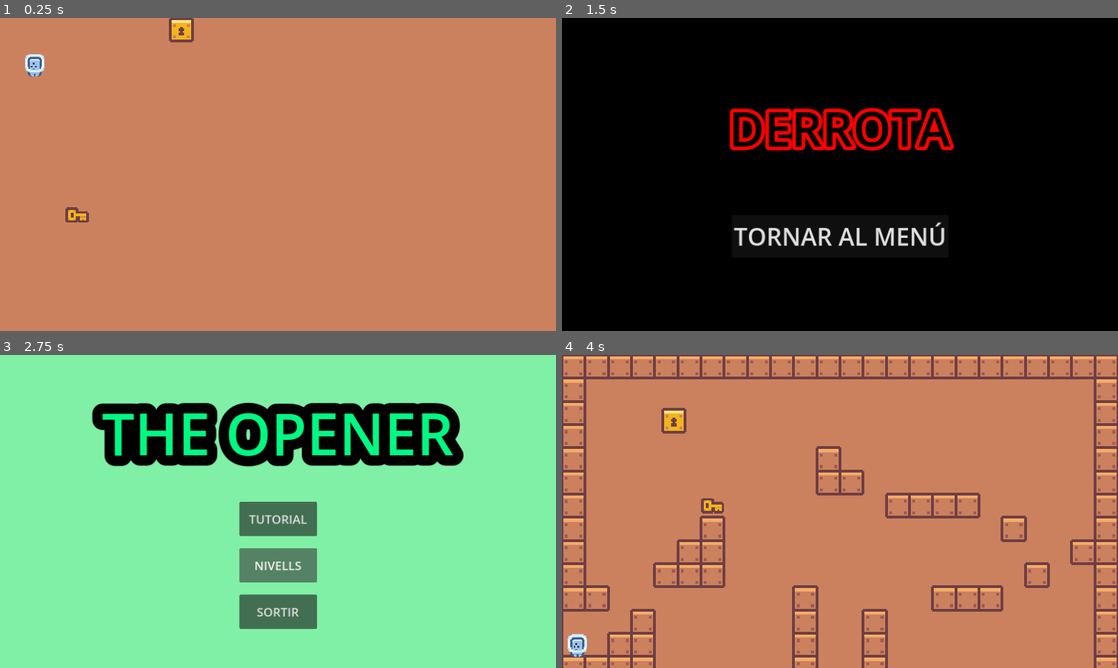
Above: before the commit, frames 1-4 (two rows, left to right).
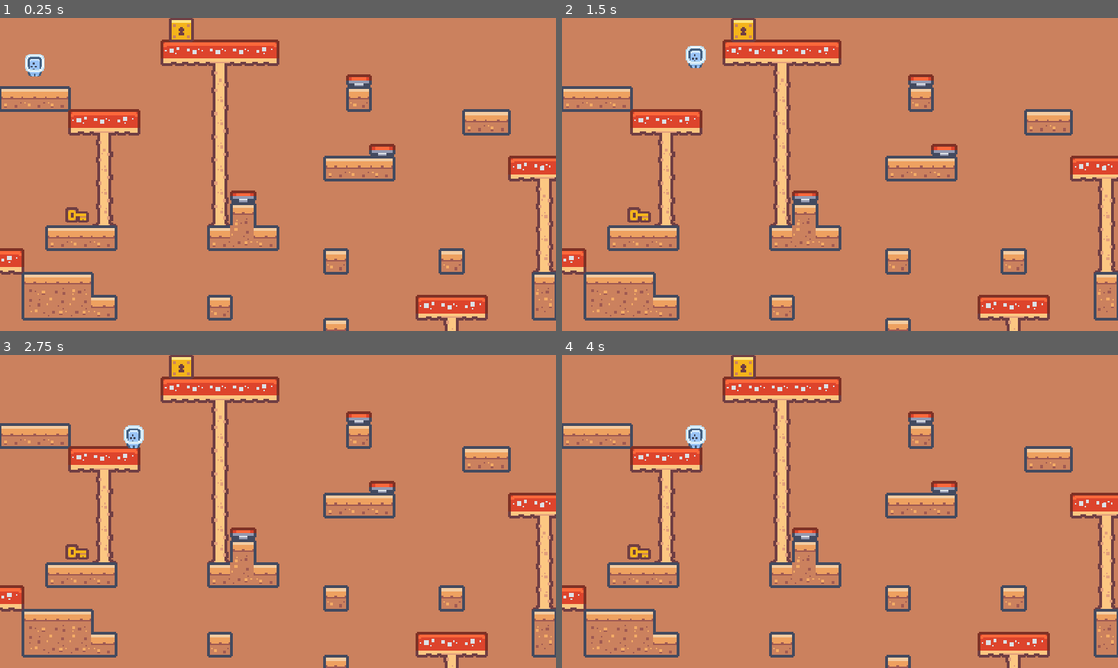
Above: after the commit, the same moments.

Repository: mapefu/TheOpener
Game: Godot game, scene res://Escenas/nivell_2.tscn
Same seed, same stepped clock (60 frames per second), same inputs: the game is played once before the commit and once after it. This scene is started directly instead of the project's main scene.
Inputs (mouse positions are in pixels of both pictures, inside the frame that each line leads up to):
- Up to frame 1 (0.25 s): no input
- Up to frame 2 (1.5 s): hold Right (Dreta) 0.53-1.28 s; tap Space (Saltar) at 0.77 s; tap Left (Esquerra) at 1.35 s
- Up to frame 3 (2.75 s): tap Space (Saltar) at 1.52 s; click (278, 574) at 2 s, where only the run before the commit has a clickable "TORNAR AL MENÚ"
- Up to frame 4 (4 s): click (840, 564) at 2.75 s, where only the run before the commit has a clickable "NIVELLS"; click (762, 536) at 3.5 s, where only the run before the commit has a clickable "1"

The runs differ from the first frame. In frame 1, 15% of the frame differs, in the area x 0-100%, y 6-100%; in frame 2, 100%; in frame 3, 100%, in the area x 0-100%, y 0-100%; in frame 4, 25%.

Commit message:
Revert "Afegeix buto level tres"
This reverts commit fd77fed1ef24baf9a8a8f5742b4c3eba64925a44.

Diff:
--- a/Escenas/mapa_2.tscn
+++ b/Escenas/mapa_2.tscn
@@ -1,8 +1,590 @@
-[gd_scene load_steps=3 format=3 uid="uid://cf8efvm1qif8j"]
+[gd_scene load_steps=5 format=3 uid="uid://cf8efvm1qif8j"]
 
 [ext_resource type="Texture2D" uid="uid://bp7kwr4qa0txk" path="res://Imagenes/Texturas/Tiles/Backgrounds/tile_0020.png" id="1_888tj"]
+[ext_resource type="Texture2D" uid="uid://d25s665ox2jue" path="res://Imagenes/Texturas/Tilemap/tilemap_packed.png" id="2_qc06t"]
+
+[sub_resource type="TileSetAtlasSource" id="TileSetAtlasSource_fevfw"]
+texture = ExtResource("2_qc06t")
+texture_region_size = Vector2i(18, 18)
+0:0/0 = 0
+0:0/0/physics_layer_0/linear_velocity = Vector2(0, 0)
+0:0/0/physics_layer_0/angular_velocity = 0.0
+0:0/0/physics_layer_0/polygon_0/points = PackedVector2Array(-8, -8, 8, -8, 8, 8, -8, 8)
+1:0/0 = 0
+1:0/0/physics_layer_0/linear_velocity = Vector2(0, 0)
+1:0/0/physics_layer_0/angular_velocity = 0.0
+1:0/0/physics_layer_0/polygon_0/points = PackedVector2Array(-8, -8, 8, -8, 8, 8, -8, 8)
+2:0/0 = 0
+2:0/0/physics_layer_0/linear_velocity = Vector2(0, 0)
+2:0/0/physics_layer_0/angular_velocity = 0.0
+2:0/0/physics_layer_0/polygon_0/points = PackedVector2Array(-8, -8, 8, -8, 8, 8, -8, 8)
+3:0/0 = 0
+3:0/0/physics_layer_0/linear_velocity = Vector2(0, 0)
+3:0/0/physics_layer_0/angular_velocity = 0.0
+3:0/0/physics_layer_0/polygon_0/points = PackedVector2Array(-8, -8, 8, -8, 8, 8, -8, 8)
+4:0/0 = 0
+4:0/0/physics_layer_0/linear_velocity = Vector2(0, 0)
+4:0/0/physics_layer_0/angular_velocity = 0.0
+5:0/0 = 0
+5:0/0/physics_layer_0/linear_velocity = Vector2(0, 0)
+5:0/0/physics_layer_0/angular_velocity = 0.0
+6:0/0 = 0
+6:0/0/physics_layer_0/linear_velocity = Vector2(0, 0)
+6:0/0/physics_layer_0/angular_velocity = 0.0
+7:0/0 = 0
+7:0/0/physics_layer_0/linear_velocity = Vector2(0, 0)
+7:0/0/physics_layer_0/angular_velocity = 0.0
+8:0/0 = 0
+8:0/0/physics_layer_0/linear_velocity = Vector2(0, 0)
+8:0/0/physics_layer_0/angular_velocity = 0.0
+9:0/0 = 0
+9:0/0/physics_layer_0/linear_velocity = Vector2(0, 0)
+9:0/0/physics_layer_0/angular_velocity = 0.0
+10:0/0 = 0
+10:0/0/physics_layer_0/linear_velocity = Vector2(0, 0)
+10:0/0/physics_layer_0/angular_velocity = 0.0
+11:0/0 = 0
+11:0/0/physics_layer_0/linear_velocity = Vector2(0, 0)
+11:0/0/physics_layer_0/angular_velocity = 0.0
+12:0/0 = 0
+12:0/0/physics_layer_0/linear_velocity = Vector2(0, 0)
+12:0/0/physics_layer_0/angular_velocity = 0.0
+12:0/0/physics_layer_0/polygon_0/points = PackedVector2Array(-8, -8, 8, -8, 8, 8, -8, 8)
+13:0/0 = 0
+13:0/0/physics_layer_0/linear_velocity = Vector2(0, 0)
+13:0/0/physics_layer_0/angular_velocity = 0.0
+13:0/0/physics_layer_0/polygon_0/points = PackedVector2Array(-8, -8, 8, -8, 8, 8, -8, 8)
+14:0/0 = 0
+14:0/0/physics_layer_0/linear_velocity = Vector2(0, 0)
+14:0/0/physics_layer_0/angular_velocity = 0.0
+14:0/0/physics_layer_0/polygon_0/points = PackedVector2Array(-8, -8, 8, -8, 8, 8, -8, 8)
+15:0/0 = 0
+15:0/0/physics_layer_0/linear_velocity = Vector2(0, 0)
+15:0/0/physics_layer_0/angular_velocity = 0.0
+15:0/0/physics_layer_0/polygon_0/points = PackedVector2Array(-8, -8, 8, -8, 8, 8, -8, 8)
+16:0/0 = 0
+16:0/0/physics_layer_0/linear_velocity = Vector2(0, 0)
+16:0/0/physics_layer_0/angular_velocity = 0.0
+17:0/0 = 0
+17:0/0/physics_layer_0/linear_velocity = Vector2(0, 0)
+17:0/0/physics_layer_0/angular_velocity = 0.0
+18:0/0 = 0
+18:0/0/physics_layer_0/linear_velocity = Vector2(0, 0)
+18:0/0/physics_layer_0/angular_velocity = 0.0
+19:0/0 = 0
+19:0/0/physics_layer_0/linear_velocity = Vector2(0, 0)
+19:0/0/physics_layer_0/angular_velocity = 0.0
+0:1/0 = 0
+0:1/0/physics_layer_0/linear_velocity = Vector2(0, 0)
+0:1/0/physics_layer_0/angular_velocity = 0.0
+1:1/0 = 0
+1:1/0/physics_layer_0/linear_velocity = Vector2(0, 0)
+1:1/0/physics_layer_0/angular_velocity = 0.0
+2:1/0 = 0
+2:1/0/physics_layer_0/linear_velocity = Vector2(0, 0)
+2:1/0/physics_layer_0/angular_velocity = 0.0
+3:1/0 = 0
+3:1/0/physics_layer_0/linear_velocity = Vector2(0, 0)
+3:1/0/physics_layer_0/angular_velocity = 0.0
+4:1/0 = 0
+4:1/0/physics_layer_0/linear_velocity = Vector2(0, 0)
+4:1/0/physics_layer_0/angular_velocity = 0.0
+5:1/0 = 0
+5:1/0/physics_layer_0/linear_velocity = Vector2(0, 0)
+5:1/0/physics_layer_0/angular_velocity = 0.0
+6:1/0 = 0
+6:1/0/physics_layer_0/linear_velocity = Vector2(0, 0)
+6:1/0/physics_layer_0/angular_velocity = 0.0
+7:1/0 = 0
+7:1/0/physics_layer_0/linear_velocity = Vector2(0, 0)
+7:1/0/physics_layer_0/angular_velocity = 0.0
+8:1/0 = 0
+8:1/0/physics_layer_0/linear_velocity = Vector2(0, 0)
+8:1/0/physics_layer_0/angular_velocity = 0.0
+8:1/0/physics_layer_0/polygon_0/points = PackedVector2Array(-8, -8, 8, -8, 8, 8, -8, 8)
+9:1/0 = 0
+9:1/0/physics_layer_0/linear_velocity = Vector2(0, 0)
+9:1/0/physics_layer_0/angular_velocity = 0.0
+9:1/0/physics_layer_0/polygon_0/points = PackedVector2Array(-8, -8, 8, -8, 8, 8, -8, 8)
+10:1/0 = 0
+10:1/0/physics_layer_0/linear_velocity = Vector2(0, 0)
+10:1/0/physics_layer_0/angular_velocity = 0.0
+11:1/0 = 0
+11:1/0/physics_layer_0/linear_velocity = Vector2(0, 0)
+11:1/0/physics_layer_0/angular_velocity = 0.0
+12:1/0 = 0
+12:1/0/physics_layer_0/linear_velocity = Vector2(0, 0)
+12:1/0/physics_layer_0/angular_velocity = 0.0
+12:1/0/physics_layer_0/polygon_0/points = PackedVector2Array(-4.5962, -8, 5.3033, -8, 5.3033, 8, -5.125, 8)
+13:1/0 = 0
+13:1/0/physics_layer_0/linear_velocity = Vector2(0, 0)
+13:1/0/physics_layer_0/angular_velocity = 0.0
+14:1/0 = 0
+14:1/0/physics_layer_0/linear_velocity = Vector2(0, 0)
+14:1/0/physics_layer_0/angular_velocity = 0.0
+15:1/0 = 0
+15:1/0/physics_layer_0/linear_velocity = Vector2(0, 0)
+15:1/0/physics_layer_0/angular_velocity = 0.0
+16:1/0 = 0
+16:1/0/physics_layer_0/linear_velocity = Vector2(0, 0)
+16:1/0/physics_layer_0/angular_velocity = 0.0
+17:1/0 = 0
+17:1/0/physics_layer_0/linear_velocity = Vector2(0, 0)
+17:1/0/physics_layer_0/angular_velocity = 0.0
+18:1/0 = 0
+18:1/0/physics_layer_0/linear_velocity = Vector2(0, 0)
+18:1/0/physics_layer_0/angular_velocity = 0.0
+19:1/0 = 0
+19:1/0/physics_layer_0/linear_velocity = Vector2(0, 0)
+19:1/0/physics_layer_0/angular_velocity = 0.0
+0:2/0 = 0
+0:2/0/physics_layer_0/linear_velocity = Vector2(0, 0)
+0:2/0/physics_layer_0/angular_velocity = 0.0
+0:2/0/physics_layer_0/polygon_0/points = PackedVector2Array(-8, -8, 8, -8, 8, 8, -8, 8)
+1:2/0 = 0
+1:2/0/physics_layer_0/linear_velocity = Vector2(0, 0)
+1:2/0/physics_layer_0/angular_velocity = 0.0
+1:2/0/physics_layer_0/polygon_0/points = PackedVector2Array(-8, -8, 8, -8, 8, 8, -8, 8)
+2:2/0 = 0
+2:2/0/physics_layer_0/linear_velocity = Vector2(0, 0)
+2:2/0/physics_layer_0/angular_velocity = 0.0
+2:2/0/physics_layer_0/polygon_0/points = PackedVector2Array(-8, -8, 8, -8, 8, 8, -8, 8)
+3:2/0 = 0
+3:2/0/physics_layer_0/linear_velocity = Vector2(0, 0)
+3:2/0/physics_layer_0/angular_velocity = 0.0
+3:2/0/physics_layer_0/polygon_0/points = PackedVector2Array(-8, -8, 8, -8, 8, 8, -8, 8)
+4:2/0 = 0
+4:2/0/physics_layer_0/linear_velocity = Vector2(0, 0)
+4:2/0/physics_layer_0/angular_velocity = 0.0
+5:2/0 = 0
+5:2/0/physics_layer_0/linear_velocity = Vector2(0, 0)
+5:2/0/physics_layer_0/angular_velocity = 0.0
+6:2/0 = 0
+6:2/0/physics_layer_0/linear_velocity = Vector2(0, 0)
+6:2/0/physics_layer_0/angular_velocity = 0.0
+7:2/0 = 0
+7:2/0/physics_layer_0/linear_velocity = Vector2(0, 0)
+7:2/0/physics_layer_0/angular_velocity = 0.0
+8:2/0 = 0
+8:2/0/physics_layer_0/linear_velocity = Vector2(0, 0)
+8:2/0/physics_layer_0/angular_velocity = 0.0
+9:2/0 = 0
+9:2/0/physics_layer_0/linear_velocity = Vector2(0, 0)
+9:2/0/physics_layer_0/angular_velocity = 0.0
+10:2/0 = 0
+10:2/0/physics_layer_0/linear_velocity = Vector2(0, 0)
+10:2/0/physics_layer_0/angular_velocity = 0.0
+11:2/0 = 0
+11:2/0/physics_layer_0/linear_velocity = Vector2(0, 0)
+11:2/0/physics_layer_0/angular_velocity = 0.0
+12:2/0 = 0
+12:2/0/physics_layer_0/linear_velocity = Vector2(0, 0)
+12:2/0/physics_layer_0/angular_velocity = 0.0
+12:2/0/physics_layer_0/polygon_0/points = PackedVector2Array(-4.5962, -8, 5.3033, -8, 5.3033, 8, -5.125, 8)
+13:2/0 = 0
+13:2/0/physics_layer_0/linear_velocity = Vector2(0, 0)
+13:2/0/physics_layer_0/angular_velocity = 0.0
+14:2/0 = 0
+14:2/0/physics_layer_0/linear_velocity = Vector2(0, 0)
+14:2/0/physics_layer_0/angular_velocity = 0.0
+15:2/0 = 0
+15:2/0/physics_layer_0/linear_velocity = Vector2(0, 0)
+15:2/0/physics_layer_0/angular_velocity = 0.0
+16:2/0 = 0
+16:2/0/physics_layer_0/linear_velocity = Vector2(0, 0)
+16:2/0/physics_layer_0/angular_velocity = 0.0
+17:2/0 = 0
+17:2/0/physics_layer_0/linear_velocity = Vector2(0, 0)
+17:2/0/physics_layer_0/angular_velocity = 0.0
+18:2/0 = 0
+18:2/0/physics_layer_0/linear_velocity = Vector2(0, 0)
+18:2/0/physics_layer_0/angular_velocity = 0.0
+19:2/0 = 0
+19:2/0/physics_layer_0/linear_velocity = Vector2(0, 0)
+19:2/0/physics_layer_0/angular_velocity = 0.0
+0:3/0 = 0
+0:3/0/physics_layer_0/linear_velocity = Vector2(0, 0)
+0:3/0/physics_layer_0/angular_velocity = 0.0
+0:3/0/physics_layer_0/polygon_0/points = PackedVector2Array(-8, -8, 8, -8, 8, 8, -8, 8)
+1:3/0 = 0
+1:3/0/physics_layer_0/linear_velocity = Vector2(0, 0)
+1:3/0/physics_layer_0/angular_velocity = 0.0
+1:3/0/physics_layer_0/polygon_0/points = PackedVector2Array(-8, -8, 8, -8, 8, 8, -8, 8)
+2:3/0 = 0
+2:3/0/physics_layer_0/linear_velocity = Vector2(0, 0)
+2:3/0/physics_layer_0/angular_velocity = 0.0
+2:3/0/physics_layer_0/polygon_0/points = PackedVector2Array(-8, -8, 8, -8, 8, 8, -8, 8)
+3:3/0 = 0
+3:3/0/physics_layer_0/linear_velocity = Vector2(0, 0)
+3:3/0/physics_layer_0/angular_velocity = 0.0
+3:3/0/physics_layer_0/polygon_0/points = PackedVector2Array(-8, -8, 8, -8, 8, 8, -8, 8)
+4:3/0 = 0
+4:3/0/physics_layer_0/linear_velocity = Vector2(0, 0)
+4:3/0/physics_layer_0/angular_velocity = 0.0
+5:3/0 = 0
+5:3/0/physics_layer_0/linear_velocity = Vector2(0, 0)
+5:3/0/physics_layer_0/angular_velocity = 0.0
+6:3/0 = 0
+6:3/0/physics_layer_0/linear_velocity = Vector2(0, 0)
+6:3/0/physics_layer_0/angular_velocity = 0.0
+7:3/0 = 0
+7:3/0/physics_layer_0/linear_velocity = Vector2(0, 0)
+7:3/0/physics_layer_0/angular_velocity = 0.0
+8:3/0 = 0
+8:3/0/physics_layer_0/linear_velocity = Vector2(0, 0)
+8:3/0/physics_layer_0/angular_velocity = 0.0
+9:3/0 = 0
+9:3/0/physics_layer_0/linear_velocity = Vector2(0, 0)
+9:3/0/physics_layer_0/angular_velocity = 0.0
+10:3/0 = 0
+10:3/0/physics_layer_0/linear_velocity = Vector2(0, 0)
+10:3/0/physics_layer_0/angular_velocity = 0.0
+11:3/0 = 0
+11:3/0/physics_layer_0/linear_velocity = Vector2(0, 0)
+11:3/0/physics_layer_0/angular_velocity = 0.0
+12:3/0 = 0
+12:3/0/physics_layer_0/linear_velocity = Vector2(0, 0)
+12:3/0/physics_layer_0/angular_velocity = 0.0
+12:3/0/physics_layer_0/polygon_0/points = PackedVector2Array(-4.5962, -8, 5.3033, -8, 5.3033, 8, -5.125, 8)
+13:3/0 = 0
+13:3/0/physics_layer_0/linear_velocity = Vector2(0, 0)
+13:3/0/physics_layer_0/angular_velocity = 0.0
+14:3/0 = 0
+14:3/0/physics_layer_0/linear_velocity = Vector2(0, 0)
+14:3/0/physics_layer_0/angular_velocity = 0.0
+15:3/0 = 0
+15:3/0/physics_layer_0/linear_velocity = Vector2(0, 0)
+15:3/0/physics_layer_0/angular_velocity = 0.0
+16:3/0 = 0
+16:3/0/physics_layer_0/linear_velocity = Vector2(0, 0)
+16:3/0/physics_layer_0/angular_velocity = 0.0
+17:3/0 = 0
+17:3/0/physics_layer_0/linear_velocity = Vector2(0, 0)
+17:3/0/physics_layer_0/angular_velocity = 0.0
+18:3/0 = 0
+18:3/0/physics_layer_0/linear_velocity = Vector2(0, 0)
+18:3/0/physics_layer_0/angular_velocity = 0.0
+19:3/0 = 0
+19:3/0/physics_layer_0/linear_velocity = Vector2(0, 0)
+19:3/0/physics_layer_0/angular_velocity = 0.0
+0:4/0 = 0
+0:4/0/physics_layer_0/linear_velocity = Vector2(0, 0)
+0:4/0/physics_layer_0/angular_velocity = 0.0
+1:4/0 = 0
+1:4/0/physics_layer_0/linear_velocity = Vector2(0, 0)
+1:4/0/physics_layer_0/angular_velocity = 0.0
+2:4/0 = 0
+2:4/0/physics_layer_0/linear_velocity = Vector2(0, 0)
+2:4/0/physics_layer_0/angular_velocity = 0.0
+3:4/0 = 0
+3:4/0/physics_layer_0/linear_velocity = Vector2(0, 0)
+3:4/0/physics_layer_0/angular_velocity = 0.0
+4:4/0 = 0
+4:4/0/physics_layer_0/linear_velocity = Vector2(0, 0)
+4:4/0/physics_layer_0/angular_velocity = 0.0
+5:4/0 = 0
+5:4/0/physics_layer_0/linear_velocity = Vector2(0, 0)
+5:4/0/physics_layer_0/angular_velocity = 0.0
+6:4/0 = 0
+6:4/0/physics_layer_0/linear_velocity = Vector2(0, 0)
+6:4/0/physics_layer_0/angular_velocity = 0.0
+7:4/0 = 0
+7:4/0/physics_layer_0/linear_velocity = Vector2(0, 0)
+7:4/0/physics_layer_0/angular_velocity = 0.0
+8:4/0 = 0
+8:4/0/physics_layer_0/linear_velocity = Vector2(0, 0)
+8:4/0/physics_layer_0/angular_velocity = 0.0
+9:4/0 = 0
+9:4/0/physics_layer_0/linear_velocity = Vector2(0, 0)
+9:4/0/physics_layer_0/angular_velocity = 0.0
+10:4/0 = 0
+10:4/0/physics_layer_0/linear_velocity = Vector2(0, 0)
+10:4/0/physics_layer_0/angular_velocity = 0.0
+11:4/0 = 0
+11:4/0/physics_layer_0/linear_velocity = Vector2(0, 0)
+11:4/0/physics_layer_0/angular_velocity = 0.0
+12:4/0 = 0
+12:4/0/physics_layer_0/linear_velocity = Vector2(0, 0)
+12:4/0/physics_layer_0/angular_velocity = 0.0
+13:4/0 = 0
+13:4/0/physics_layer_0/linear_velocity = Vector2(0, 0)
+13:4/0/physics_layer_0/angular_velocity = 0.0
+14:4/0 = 0
+14:4/0/physics_layer_0/linear_velocity = Vector2(0, 0)
+14:4/0/physics_layer_0/angular_velocity = 0.0
+15:4/0 = 0
+15:4/0/physics_layer_0/linear_velocity = Vector2(0, 0)
+15:4/0/physics_layer_0/angular_velocity = 0.0
+16:4/0 = 0
+16:4/0/physics_layer_0/linear_velocity = Vector2(0, 0)
+16:4/0/physics_layer_0/angular_velocity = 0.0
+17:4/0 = 0
+17:4/0/physics_layer_0/linear_velocity = Vector2(0, 0)
+17:4/0/physics_layer_0/angular_velocity = 0.0
+18:4/0 = 0
+18:4/0/physics_layer_0/linear_velocity = Vector2(0, 0)
+18:4/0/physics_layer_0/angular_velocity = 0.0
+19:4/0 = 0
+19:4/0/physics_layer_0/linear_velocity = Vector2(0, 0)
+19:4/0/physics_layer_0/angular_velocity = 0.0
+0:5/0 = 0
+0:5/0/physics_layer_0/linear_velocity = Vector2(0, 0)
+0:5/0/physics_layer_0/angular_velocity = 0.0
+1:5/0 = 0
+1:5/0/physics_layer_0/linear_velocity = Vector2(0, 0)
+1:5/0/physics_layer_0/angular_velocity = 0.0
+2:5/0 = 0
+2:5/0/physics_layer_0/linear_velocity = Vector2(0, 0)
+2:5/0/physics_layer_0/angular_velocity = 0.0
+3:5/0 = 0
+3:5/0/physics_layer_0/linear_velocity = Vector2(0, 0)
+3:5/0/physics_layer_0/angular_velocity = 0.0
+4:5/0 = 0
+4:5/0/physics_layer_0/linear_velocity = Vector2(0, 0)
+4:5/0/physics_layer_0/angular_velocity = 0.0
+5:5/0 = 0
+5:5/0/physics_layer_0/linear_velocity = Vector2(0, 0)
+5:5/0/physics_layer_0/angular_velocity = 0.0
+6:5/0 = 0
+6:5/0/physics_layer_0/linear_velocity = Vector2(0, 0)
+6:5/0/physics_layer_0/angular_velocity = 0.0
+7:5/0 = 0
+7:5/0/physics_layer_0/linear_velocity = Vector2(0, 0)
+7:5/0/physics_layer_0/angular_velocity = 0.0
+7:5/0/physics_layer_0/polygon_0/points = PackedVector2Array(-8, -1, 8, -1, 8, -0.875, 8, 8, -8, 8)
+8:5/0 = 0
+8:5/0/physics_layer_0/linear_velocity = Vector2(0, 0)
+8:5/0/physics_layer_0/angular_velocity = 0.0
+8:5/0/physics_layer_0/polygon_0/points = PackedVector2Array(-8, -1, 8, -1, 8, -0.875, 8, 8, -8, 8)
+9:5/0 = 0
+9:5/0/physics_layer_0/linear_velocity = Vector2(0, 0)
+9:5/0/physics_layer_0/angular_velocity = 0.0
+10:5/0 = 0
+10:5/0/physics_layer_0/linear_velocity = Vector2(0, 0)
+10:5/0/physics_layer_0/angular_velocity = 0.0
+11:5/animation_columns = 1
+11:5/animation_speed = 3.0
+11:5/0 = 0
+11:5/0/physics_layer_0/linear_velocity = Vector2(0, 0)
+11:5/0/physics_layer_0/angular_velocity = 0.0
+12:5/animation_columns = 1
+12:5/animation_speed = 3.0
+12:5/0 = 0
+12:5/0/physics_layer_0/linear_velocity = Vector2(0, 0)
+12:5/0/physics_layer_0/angular_velocity = 0.0
+13:5/0 = 0
+13:5/0/physics_layer_0/linear_velocity = Vector2(0, 0)
+13:5/0/physics_layer_0/angular_velocity = 0.0
+14:5/0 = 0
+14:5/0/physics_layer_0/linear_velocity = Vector2(0, 0)
+14:5/0/physics_layer_0/angular_velocity = 0.0
+15:5/0 = 0
+15:5/0/physics_layer_0/linear_velocity = Vector2(0, 0)
+15:5/0/physics_layer_0/angular_velocity = 0.0
+16:5/0 = 0
+16:5/0/physics_layer_0/linear_velocity = Vector2(0, 0)
+16:5/0/physics_layer_0/angular_velocity = 0.0
+17:5/0 = 0
+17:5/0/physics_layer_0/linear_velocity = Vector2(0, 0)
+17:5/0/physics_layer_0/angular_velocity = 0.0
+18:5/0 = 0
+18:5/0/physics_layer_0/linear_velocity = Vector2(0, 0)
+18:5/0/physics_layer_0/angular_velocity = 0.0
+19:5/0 = 0
+19:5/0/physics_layer_0/linear_velocity = Vector2(0, 0)
+19:5/0/physics_layer_0/angular_velocity = 0.0
+0:6/0 = 0
+0:6/0/physics_layer_0/linear_velocity = Vector2(0, 0)
+0:6/0/physics_layer_0/angular_velocity = 0.0
+0:6/0/physics_layer_0/polygon_0/points = PackedVector2Array(-8, -8, 8, -8, 8, 8, -8, 8)
+1:6/0 = 0
+1:6/0/physics_layer_0/linear_velocity = Vector2(0, 0)
+1:6/0/physics_layer_0/angular_velocity = 0.0
+1:6/0/physics_layer_0/polygon_0/points = PackedVector2Array(-8, -8, 8, -8, 8, 8, -8, 8)
+2:6/0 = 0
+2:6/0/physics_layer_0/linear_velocity = Vector2(0, 0)
+2:6/0/physics_layer_0/angular_velocity = 0.0
+2:6/0/physics_layer_0/polygon_0/points = PackedVector2Array(-8, -8, 8, -8, 8, 8, -8, 8)
+3:6/0 = 0
+3:6/0/physics_layer_0/linear_velocity = Vector2(0, 0)
+3:6/0/physics_layer_0/angular_velocity = 0.0
+3:6/0/physics_layer_0/polygon_0/points = PackedVector2Array(-8, -8, 8, -8, 8, 8, -8, 8)
+4:6/0 = 0
+4:6/0/physics_layer_0/linear_velocity = Vector2(0, 0)
+4:6/0/physics_layer_0/angular_velocity = 0.0
+5:6/0 = 0
+5:6/0/physics_layer_0/linear_velocity = Vector2(0, 0)
+5:6/0/physics_layer_0/angular_velocity = 0.0
+6:6/0 = 0
+6:6/0/physics_layer_0/linear_velocity = Vector2(0, 0)
+6:6/0/physics_layer_0/angular_velocity = 0.0
+7:6/0 = 0
+7:6/0/physics_layer_0/linear_velocity = Vector2(0, 0)
+7:6/0/physics_layer_0/angular_velocity = 0.0
+8:6/0 = 0
+8:6/0/physics_layer_0/linear_velocity = Vector2(0, 0)
+8:6/0/physics_layer_0/angular_velocity = 0.0
+9:6/0 = 0
+9:6/0/physics_layer_0/linear_velocity = Vector2(0, 0)
+9:6/0/physics_layer_0/angular_velocity = 0.0
+10:6/0 = 0
+10:6/0/physics_layer_0/linear_velocity = Vector2(0, 0)
+10:6/0/physics_layer_0/angular_velocity = 0.0
+11:6/0 = 0
+11:6/0/physics_layer_0/linear_velocity = Vector2(0, 0)
+11:6/0/physics_layer_0/angular_velocity = 0.0
+12:6/0 = 0
+12:6/0/physics_layer_0/linear_velocity = Vector2(0, 0)
+12:6/0/physics_layer_0/angular_velocity = 0.0
+13:6/0 = 0
+13:6/0/physics_layer_0/linear_velocity = Vector2(0, 0)
+13:6/0/physics_layer_0/angular_velocity = 0.0
+14:6/0 = 0
+14:6/0/physics_layer_0/linear_velocity = Vector2(0, 0)
+14:6/0/physics_layer_0/angular_velocity = 0.0
+15:6/0 = 0
+15:6/0/physics_layer_0/linear_velocity = Vector2(0, 0)
+15:6/0/physics_layer_0/angular_velocity = 0.0
+16:6/0 = 0
+16:6/0/physics_layer_0/linear_velocity = Vector2(0, 0)
+16:6/0/physics_layer_0/angular_velocity = 0.0
+17:6/0 = 0
+17:6/0/physics_layer_0/linear_velocity = Vector2(0, 0)
+17:6/0/physics_layer_0/angular_velocity = 0.0
+18:6/0 = 0
+18:6/0/physics_layer_0/linear_velocity = Vector2(0, 0)
+18:6/0/physics_layer_0/angular_velocity = 0.0
+19:6/0 = 0
+19:6/0/physics_layer_0/linear_velocity = Vector2(0, 0)
+19:6/0/physics_layer_0/angular_velocity = 0.0
+0:7/0 = 0
+0:7/0/physics_layer_0/linear_velocity = Vector2(0, 0)
+0:7/0/physics_layer_0/angular_velocity = 0.0
+0:7/0/physics_layer_0/polygon_0/points = PackedVector2Array(-8, -8, 8, -8, 8, 8, -8, 8)
+1:7/0 = 0
+1:7/0/physics_layer_0/linear_velocity = Vector2(0, 0)
+1:7/0/physics_layer_0/angular_velocity = 0.0
+1:7/0/physics_layer_0/polygon_0/points = PackedVector2Array(-8, -8, 8, -8, 8, 8, -8, 8)
+2:7/0 = 0
+2:7/0/physics_layer_0/linear_velocity = Vector2(0, 0)
+2:7/0/physics_layer_0/angular_velocity = 0.0
+2:7/0/physics_layer_0/polygon_0/points = PackedVector2Array(-8, -8, 8, -8, 8, 8, -8, 8)
+3:7/0 = 0
+3:7/0/physics_layer_0/linear_velocity = Vector2(0, 0)
+3:7/0/physics_layer_0/angular_velocity = 0.0
+3:7/0/physics_layer_0/polygon_0/points = PackedVector2Array(-8, -8, 8, -8, 8, 8, -8, 8)
+4:7/0 = 0
+4:7/0/physics_layer_0/linear_velocity = Vector2(0, 0)
+4:7/0/physics_layer_0/angular_velocity = 0.0
+5:7/0 = 0
+5:7/0/physics_layer_0/linear_velocity = Vector2(0, 0)
+5:7/0/physics_layer_0/angular_velocity = 0.0
+6:7/0 = 0
+6:7/0/physics_layer_0/linear_velocity = Vector2(0, 0)
+6:7/0/physics_layer_0/angular_velocity = 0.0
+7:7/0 = 0
+7:7/0/physics_layer_0/linear_velocity = Vector2(0, 0)
+7:7/0/physics_layer_0/angular_velocity = 0.0
+8:7/0 = 0
+8:7/0/physics_layer_0/linear_velocity = Vector2(0, 0)
+8:7/0/physics_layer_0/angular_velocity = 0.0
+9:7/0 = 0
+9:7/0/physics_layer_0/linear_velocity = Vector2(0, 0)
+9:7/0/physics_layer_0/angular_velocity = 0.0
+10:7/0 = 0
+10:7/0/physics_layer_0/linear_velocity = Vector2(0, 0)
+10:7/0/physics_layer_0/angular_velocity = 0.0
+11:7/0 = 0
+11:7/0/physics_layer_0/linear_velocity = Vector2(0, 0)
+11:7/0/physics_layer_0/angular_velocity = 0.0
+12:7/0 = 0
+12:7/0/physics_layer_0/linear_velocity = Vector2(0, 0)
+12:7/0/physics_layer_0/angular_velocity = 0.0
+13:7/0 = 0
+13:7/0/physics_layer_0/linear_velocity = Vector2(0, 0)
+13:7/0/physics_layer_0/angular_velocity = 0.0
+14:7/0 = 0
+14:7/0/physics_layer_0/linear_velocity = Vector2(0, 0)
+14:7/0/physics_layer_0/angular_velocity = 0.0
+15:7/0 = 0
+15:7/0/physics_layer_0/linear_velocity = Vector2(0, 0)
+15:7/0/physics_layer_0/angular_velocity = 0.0
+16:7/0 = 0
+16:7/0/physics_layer_0/linear_velocity = Vector2(0, 0)
+16:7/0/physics_layer_0/angular_velocity = 0.0
+17:7/0 = 0
+17:7/0/physics_layer_0/linear_velocity = Vector2(0, 0)
+17:7/0/physics_layer_0/angular_velocity = 0.0
+18:7/0 = 0
+18:7/0/physics_layer_0/linear_velocity = Vector2(0, 0)
+18:7/0/physics_layer_0/angular_velocity = 0.0
+19:7/0 = 0
+19:7/0/physics_layer_0/linear_velocity = Vector2(0, 0)
+19:7/0/physics_layer_0/angular_velocity = 0.0
+0:8/0 = 0
+0:8/0/physics_layer_0/linear_velocity = Vector2(0, 0)
+0:8/0/physics_layer_0/angular_velocity = 0.0
+1:8/0 = 0
+1:8/0/physics_layer_0/linear_velocity = Vector2(0, 0)
+1:8/0/physics_layer_0/angular_velocity = 0.0
+2:8/0 = 0
+2:8/0/physics_layer_0/linear_velocity = Vector2(0, 0)
+2:8/0/physics_layer_0/angular_velocity = 0.0
+3:8/0 = 0
+3:8/0/physics_layer_0/linear_velocity = Vector2(0, 0)
+3:8/0/physics_layer_0/angular_velocity = 0.0
+4:8/0 = 0
+4:8/0/physics_layer_0/linear_velocity = Vector2(0, 0)
+4:8/0/physics_layer_0/angular_velocity = 0.0
+5:8/0 = 0
+5:8/0/physics_layer_0/linear_velocity = Vector2(0, 0)
+5:8/0/physics_layer_0/angular_velocity = 0.0
+6:8/0 = 0
+6:8/0/physics_layer_0/linear_velocity = Vector2(0, 0)
+6:8/0/physics_layer_0/angular_velocity = 0.0
+7:8/0 = 0
+7:8/0/physics_layer_0/linear_velocity = Vector2(0, 0)
+7:8/0/physics_layer_0/angular_velocity = 0.0
+8:8/0 = 0
+8:8/0/physics_layer_0/linear_velocity = Vector2(0, 0)
+8:8/0/physics_layer_0/angular_velocity = 0.0
+9:8/0 = 0
+9:8/0/physics_layer_0/linear_velocity = Vector2(0, 0)
+9:8/0/physics_layer_0/angular_velocity = 0.0
+10:8/0 = 0
+10:8/0/physics_layer_0/linear_velocity = Vector2(0, 0)
+10:8/0/physics_layer_0/angular_velocity = 0.0
+11:8/0 = 0
+11:8/0/physics_layer_0/linear_velocity = Vector2(0, 0)
+11:8/0/physics_layer_0/angular_velocity = 0.0
+12:8/0 = 0
+12:8/0/physics_layer_0/linear_velocity = Vector2(0, 0)
+12:8/0/physics_layer_0/angular_velocity = 0.0
+13:8/0 = 0
+13:8/0/physics_layer_0/linear_velocity = Vector2(0, 0)
+13:8/0/physics_layer_0/angular_velocity = 0.0
+14:8/0 = 0
+14:8/0/physics_layer_0/linear_velocity = Vector2(0, 0)
+14:8/0/physics_layer_0/angular_velocity = 0.0
+15:8/0 = 0
+15:8/0/physics_layer_0/linear_velocity = Vector2(0, 0)
+15:8/0/physics_layer_0/angular_velocity = 0.0
+16:8/0 = 0
+16:8/0/physics_layer_0/linear_velocity = Vector2(0, 0)
+16:8/0/physics_layer_0/angular_velocity = 0.0
+17:8/0 = 0
+17:8/0/physics_layer_0/linear_velocity = Vector2(0, 0)
+17:8/0/physics_layer_0/angular_velocity = 0.0
+18:8/0 = 0
+18:8/0/physics_layer_0/linear_velocity = Vector2(0, 0)
+18:8/0/physics_layer_0/angular_velocity = 0.0
+19:8/0 = 0
+19:8/0/physics_layer_0/linear_velocity = Vector2(0, 0)
+19:8/0/physics_layer_0/angular_velocity = 0.0
 
 [sub_resource type="TileSet" id="TileSet_mxqya"]
+physics_layer_0/collision_layer = 1
+sources/0 = SubResource("TileSetAtlasSource_fevfw")
 
 [node name="Mapa2" type="Node2D"]
 
